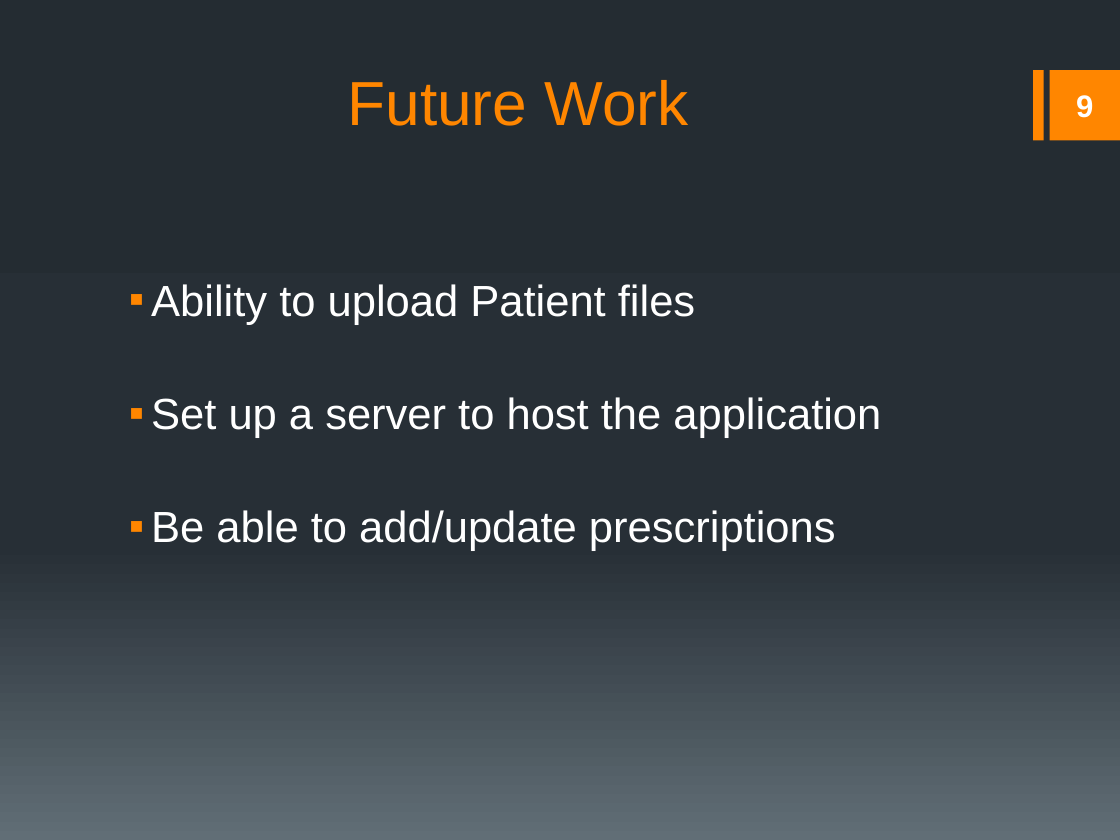
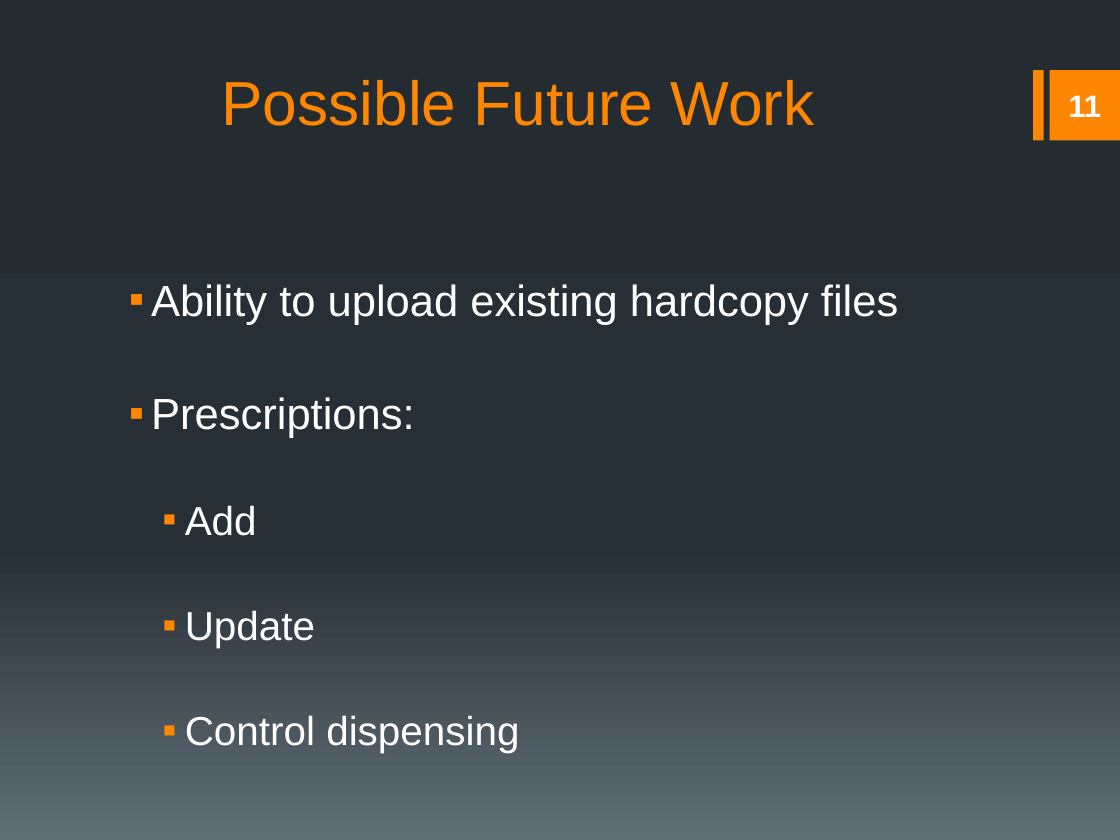
Before and after one commit to rmkane/semrs, a slide deck: slide 11 of Documentation/Final_Presentation.pptx (slide 9 before the commit). Drawn at 1120x840 pixels with LibreOffice and Linux fonts; fonts in the diff are those of the drawing. Boxes give left, top, right and bottom in pixels: in the first picture for what was removed or moved away, otherwise in the second. Text is boxed around its words. In the diff, an @@ line names an element or a change of style, - is before the commit and + after.

```diff
--- a/Documentation/Final_Presentation.pptx
+++ b/Documentation/Final_Presentation.pptx
@@ title at <box>221,80,815,126</box>: text changed @@
-Future Work
+Possible Future Work
@@ page number at <box>1068,95,1101,117</box>: text changed @@
-9
+11
@@ text at <box>151,284,898,753</box>: text changed @@
-▪ Ability to upload Patient files
-▪ Set up a server to host the application
-▪ Be able to add/update prescriptions
+▪ Ability to upload existing hardcopy files
+▪ Prescriptions:
+  ▪ Add
+  ▪ Update
+  ▪ Control dispensing
```
Also in this commit, not shown: 7 other slides changed, 2 slides added, 1 other file.
